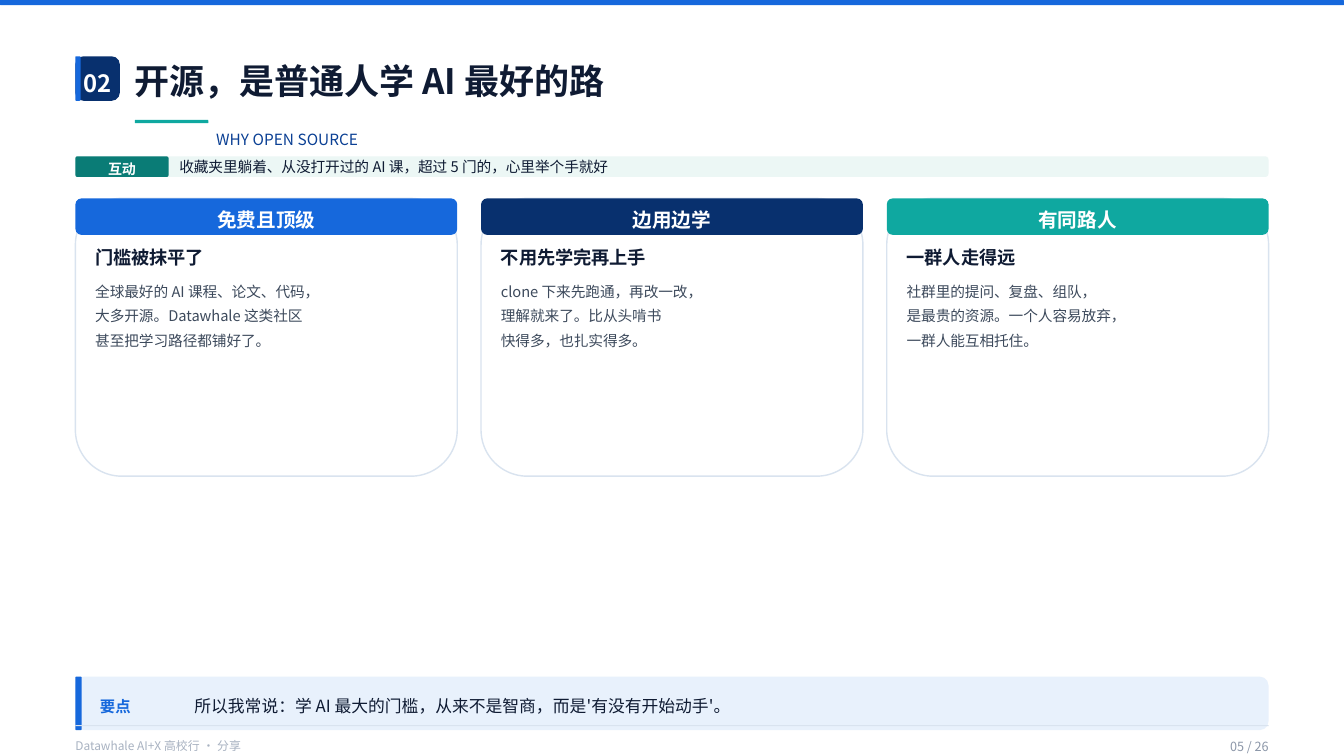
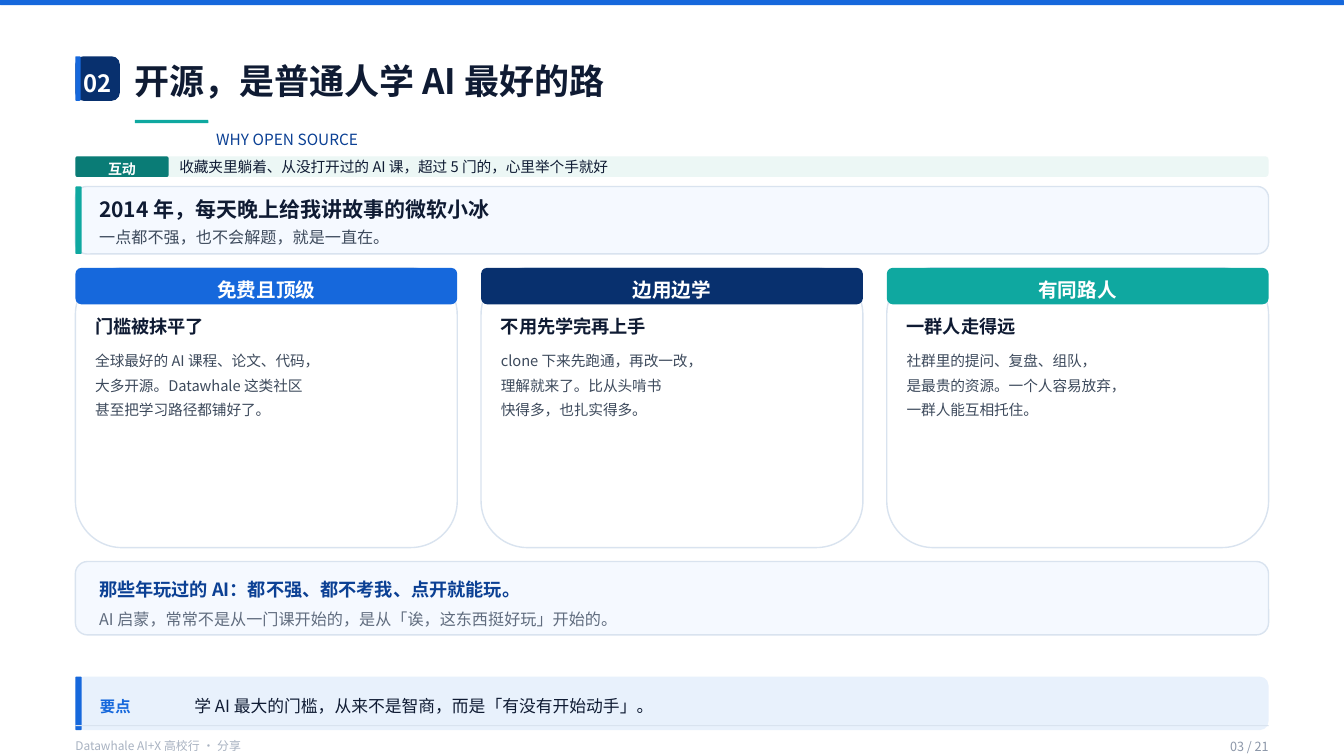
Before and after one commit to Frocir/aix-talk, a slide deck: slide 3 of aix-talk-26pages.pptx (slide 5 before the commit). Drawn at 1344x756 pixels with LibreOffice and Linux fonts; fonts in the diff are those of the drawing. Boxes give left, top, right and bottom in pixels: in the first picture for what was removed or moved away, otherwise in the second. Text is boxed around its words. In the diff, an @@ line names an element or a change of style, - is before the commit and + after.

```diff
--- a/aix-talk-26pages.pptx
+++ b/aix-talk-26pages.pptx
@@ rounded rectangle added at (76,187,1269,254), fill #F5F9FF, outline #D9E3EF 1 pt @@
@@ rounded rectangle added at (76,187,82,254), fill #0FA8A0 @@
@@ text added at (99,199,489,220), 15 pt, text #0F1B33, bold @@
+2014 年，每天晚上给我讲故事的微软小冰
@@ text added at (99,229,389,245), 11.5 pt, text #3D4A5C @@
+一点都不强，也不会解题，就是一直在。
@@ 9 texts, 6 rounded rectangles: place and size @@
-9 texts, 6 rounded rectangles at (76,199,1269,477)
+9 texts, 6 rounded rectangles at (76,268,1269,548)
@@ rounded rectangle added at (76,562,1269,635), fill #F5F9FF, outline #D9E3EF 1 pt @@
@@ text added at (99,580,617,627), 11.5 pt, text #606C7E @@
+那些年玩过的 AI：都不强、都不考我、点开就能玩。
+AI 启蒙，常常不是从一门课开始的，是从「诶，这东西挺好玩」开始的。
@@ text at (194,698,654,714): text changed @@
-所以我常说：学 AI 最大的门槛，从来不是智商，而是'有没有开始动手'。
+学 AI 最大的门槛，从来不是智商，而是「有没有开始动手」。
@@ text at (1230,741,1269,751): text changed @@
-05 / 26
+03 / 21
```
Also in this commit, not shown: 17 other slides changed, 5 slides removed, 2 other files.
